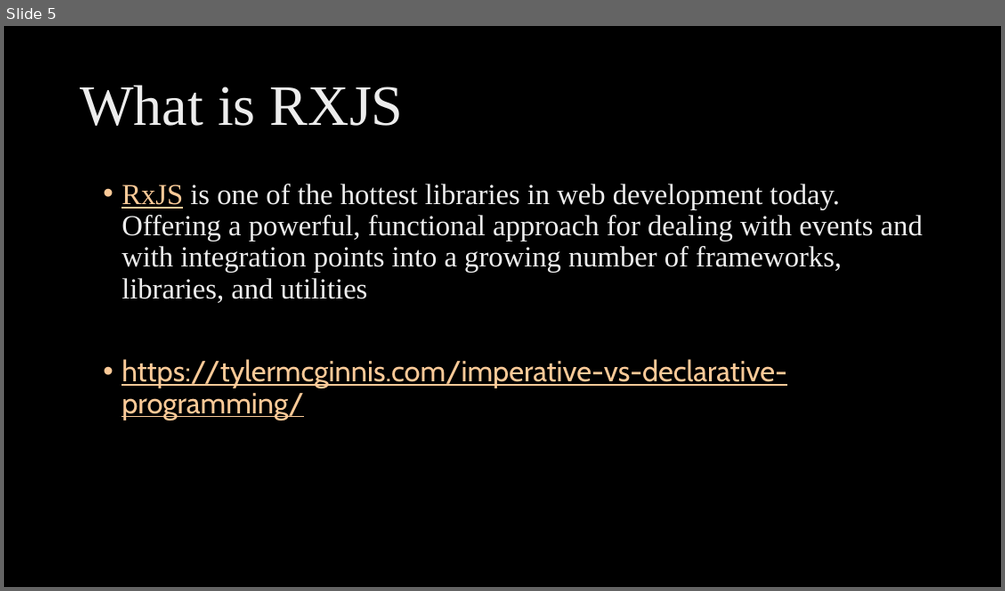
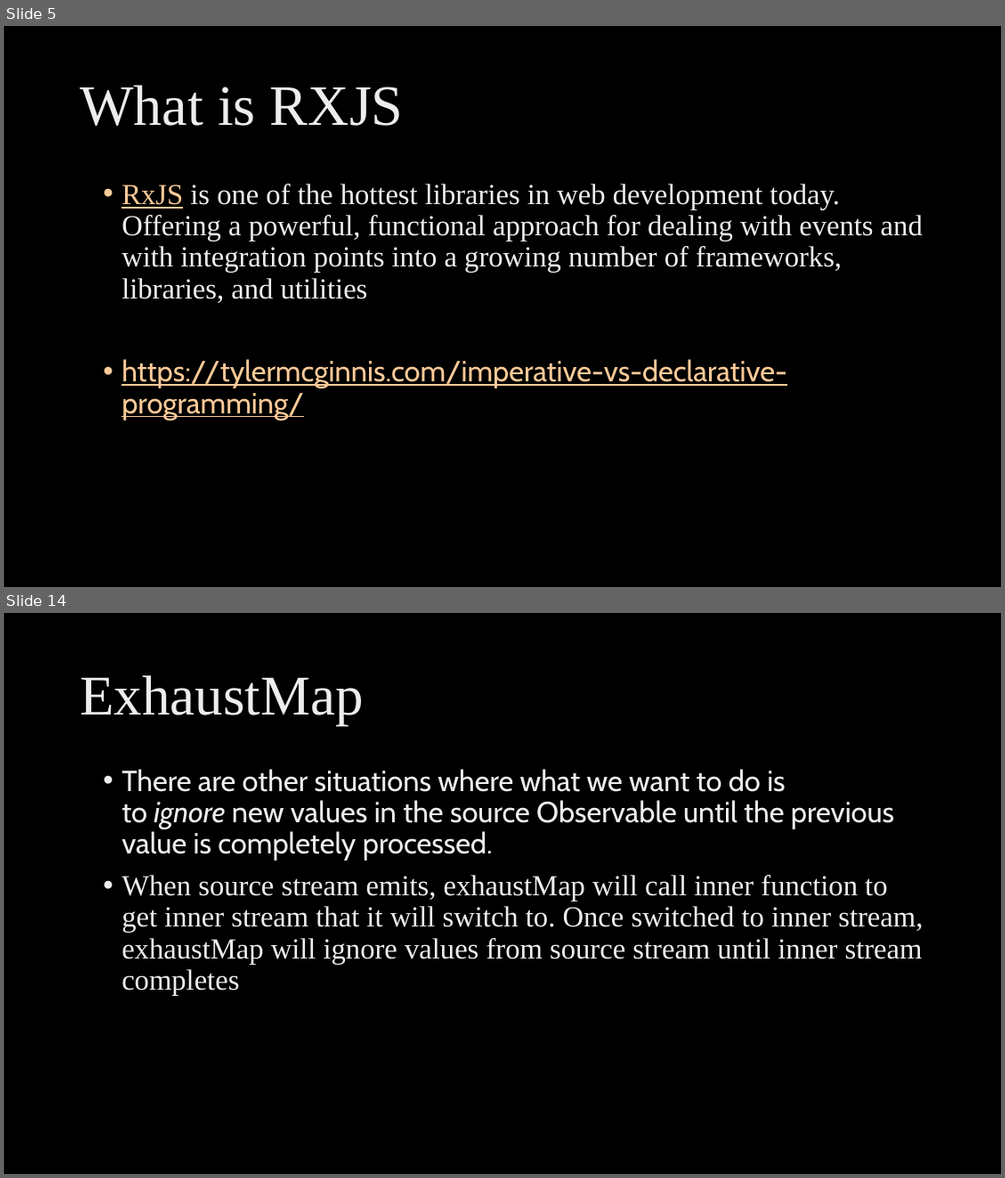
Before and after one commit to ngohungphuc/Presentation, a slide deck: RXJS Make it easy/RXJS Make it easy.pptx. Shown one above the other, each under a label of ours: slide 5 before the commit, slides 5 and 14 after it; the slides between them are not shown. The pictures are 1005x591 and 1005x1178 pixels, drawn with LibreOffice and Linux fonts; fonts in the diff are those of the drawing; background and template pictures are left out. Boxes give left, top, right and bottom in pixels: in the first picture for what was removed or moved away, otherwise in the second. Text is boxed around its words. In the diff, an @@ line names an element or a change of style, - is before the commit and + after.

```diff
--- a/RXJS Make it easy/RXJS Make it easy.pptx
+++ b/RXJS Make it easy/RXJS Make it easy.pptx
@@ slide 14 added at bbox=[4, 613, 1001, 1174], background picture (left out) @@
@@ title added at bbox=[80, 675, 363, 726], 54 pt, text gradient #BFBFBF to #EDEDED to #FFFFFF @@
+ExhaustMap
@@ text added at bbox=[121, 769, 922, 995], 28 pt, text gradient #BFBFBF to #EDEDED to #FFFFFF @@
+• There are other situations where what we want to do is to ignore new values in the source Observable until the previous value is completely processed.
+• When source stream emits, exhaustMap will call inner function to get inner stream that it will switch to. Once switched to inner stream, exhaustMap will ignore values from source stream until inner stream completes
```
Also in this commit, not shown: 11 slides changed, 3 other slides added.
